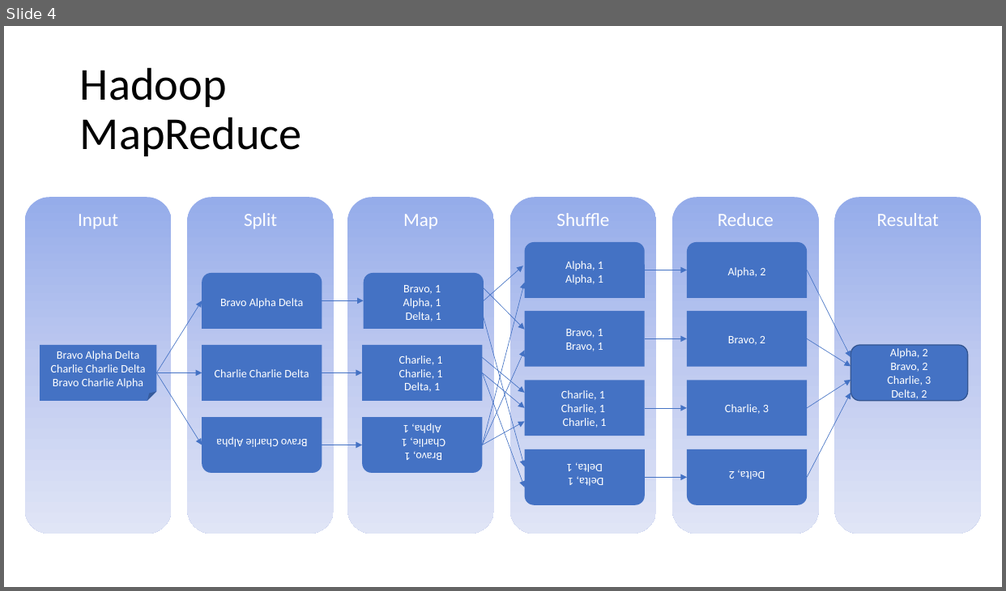
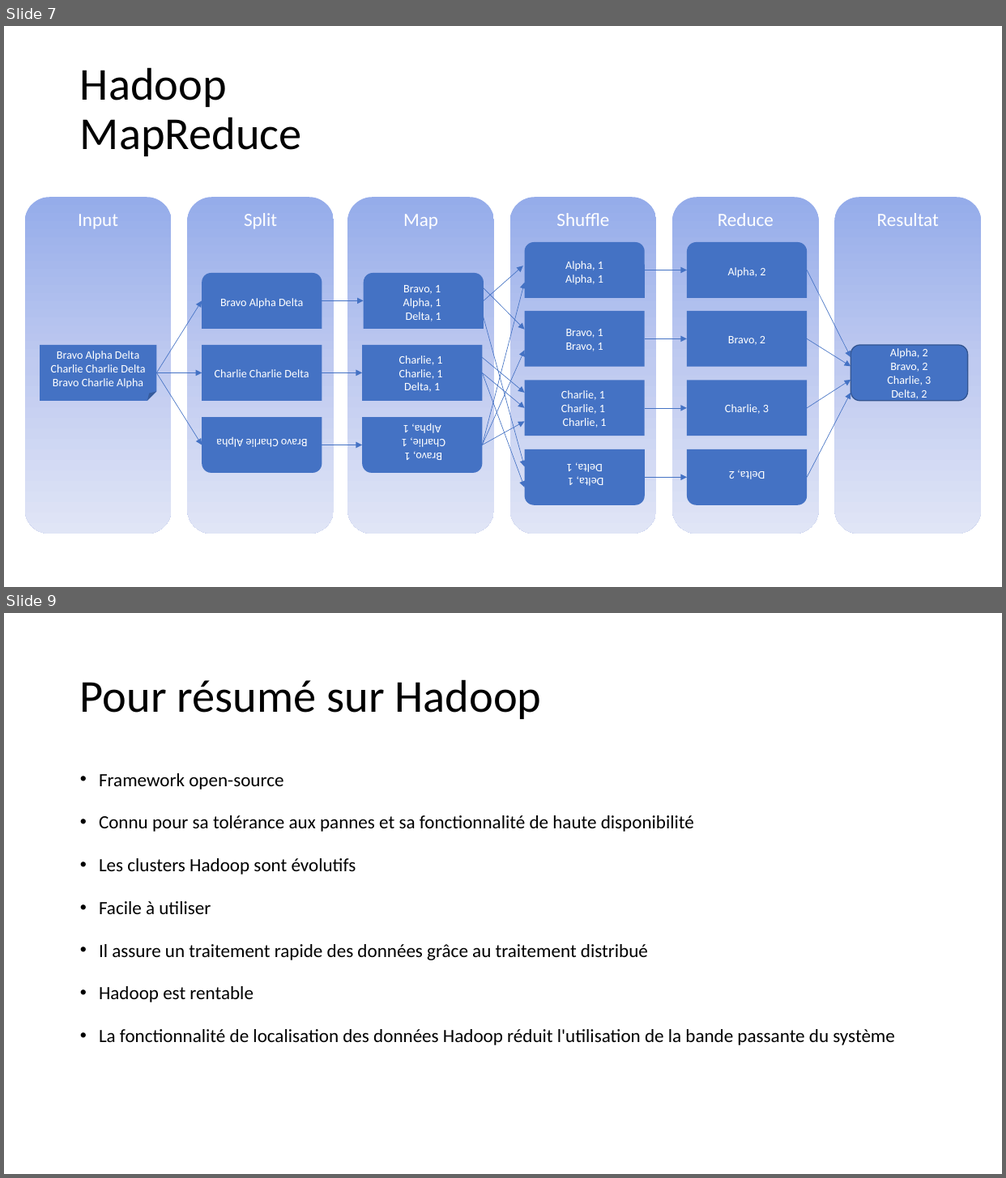
Before and after one commit to matritz-pro/share, a slide deck: topics/Data/bd/hadoop_cassandra/Hadoop_Cassandra.pptx. Shown one above the other, each under a label of ours: slide 4 before the commit, slides 7 and 9 after it; the slides between them are not shown. The pictures are 1006x591 and 1006x1178 pixels, drawn with LibreOffice and Linux fonts; fonts in the diff are those of the drawing. Boxes give left, top, right and bottom in pixels: in the first picture for what was removed or moved away, otherwise in the second. Text is boxed around its words. In the diff, an @@ line names an element or a change of style, - is before the commit and + after.

```diff
--- a/topics/Data/bd/hadoop_cassandra/Hadoop_Cassandra.pptx
+++ b/topics/Data/bd/hadoop_cassandra/Hadoop_Cassandra.pptx
@@ slide 9 added at [4,613,1002,1174], background #FFFFFF @@
@@ title added at [80,679,542,719], 44 pt, text #000000 @@
+Pour résumé sur Hadoop
@@ text added at [99,773,895,1046], 18 pt, text #000000 @@
+• Framework open-source
+• Connu pour sa tolérance aux pannes et sa fonctionnalité de haute disponibilité
+• Les clusters Hadoop sont évolutifs
+• Facile à utiliser
+• Il assure un traitement rapide des données grâce au traitement distribué
+• Hadoop est rentable
+• La fonctionnalité de localisation des données Hadoop réduit l'utilisation de la bande passante du système
@@ what was slide 4 is now slide 7 @@
```
Also in this commit, not shown: 3 slides changed, 10 other slides added, 1 slide removed, 20 other files.
